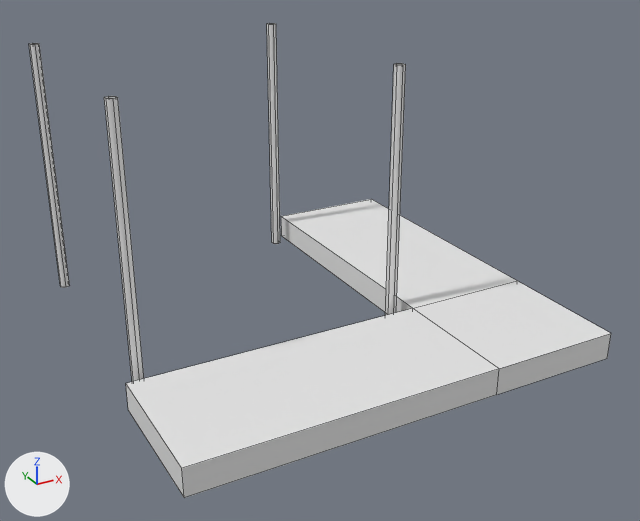
Two versions of the FBX model Assets/3DModels/Buildings/Constructions/BasicElevator/BasicElevator_Corner_AboveBottom.fbx, one commit apart.
Rendered twice from a 50 mm camera at (-7.15, -13.64, 7.96) aimed at (0.04, -0.56, 1.42). Every picture has the same lights, and +X, +Y and +Z are marked at lower left. Mesh edges are drawn as thin lines. Where no turn or scale is listed for an object, it has been applied to the vertices.

The first picture shows 'BasicElevator_Corner_AboveBottom'.
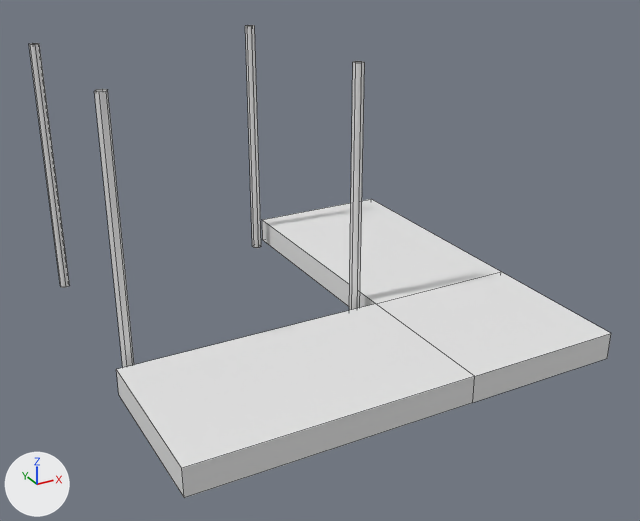
Where the change shows, as pixel boxes (x1, y1, x2, y2) in the pictures (640 x 521 px; the box of a moved part takes in the faces that stretch with it):
'BasicElevator_Corner_AboveBottom', reshaped: before (29, 23, 611, 498); after (29, 25, 611, 498)
part 1 of me_cube_013, moved or reshaped: before (267, 23, 280, 244); after (245, 25, 261, 248)
part 2 of me_cube_013, moved or reshaped: before (104, 96, 144, 382); after (94, 89, 134, 367)
part 3 of me_cube_013, moved or reshaped: before (386, 63, 406, 315); after (349, 61, 365, 310)
part 4 of me_cube_013, moved or reshaped: (182, 334, 611, 498) in both
part 5 of me_cube_013, moved or reshaped: before (281, 217, 412, 313); after (262, 220, 376, 307)
part 6 of me_cube_013, moved or reshaped: before (126, 308, 499, 497); after (116, 304, 474, 497)
part 7 of me_cube_013, moved or reshaped: before (281, 199, 611, 369); after (263, 199, 611, 376)

The change, as a diff of the scene's bpy script:
```diff
--- a/Assets/3DModels/Buildings/Constructions/BasicElevator/BasicElevator_Corner_AboveBottom.fbx.py
+++ b/Assets/3DModels/Buildings/Constructions/BasicElevator/BasicElevator_Corner_AboveBottom.fbx.py
@@ me_cube_013 @@
 me_cube_013.from_pydata(...)  # 64 vertices, 38 faces; spans x -4.0..4.0, y -4.0..4.0, z 0.0..5.0
 # used by ob_basicelevator_corner_abovebottom; location = (0.0, 0.0, 0.0)
+# me_cube_013 part 1: the loose piece of 12 vertices spanning x 1.13..1.3, y 3.6..3.8, z 0.0..5.0 is moved by (-0.5, 0.0, 0.0)
+# me_cube_013 part 2: the loose piece of 12 vertices spanning x -3.8..-3.63, y -1.3..-1.1, z 0.0..5.0 is turned -90 degrees about the z axis through its middle, then moved by (0.0, 0.5, 0.0)
+# me_cube_013 part 3: the loose piece of 12 vertices spanning x 1.13..1.3, y -1.3..-1.1, z 0.0..5.0 is moved by (-0.5, 0.5, 0.0)
+# me_cube_013 part 4: all 2 vertices in x 1.5, y -4.0, z 0.0..0.5 are moved by (-0.5, 0.0, 0.0)
+# me_cube_013 part 5: all 2 vertices in x 1.5, y -1.5, z 0.0..0.5 are moved by (-0.5, 0.5, 0.0)
+# me_cube_013 part 6: all 2 vertices in x -4.0, y -1.5, z 0.0..0.5 are moved by (0.0, 0.5, 0.0)
+# me_cube_013 part 7: all 2 vertices in x 4.0, y -1.5, z 0.0..0.5 are moved by (0.0, 0.5, 0.0)
```
